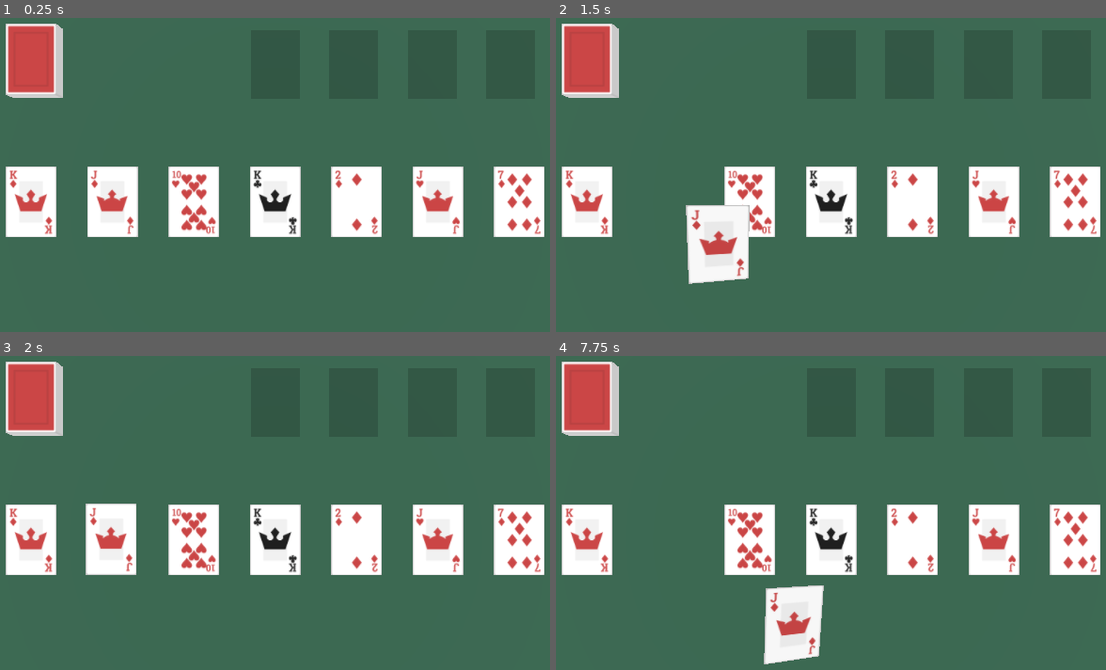
Above: before the commit, frames 1-4 (two rows, left to right).
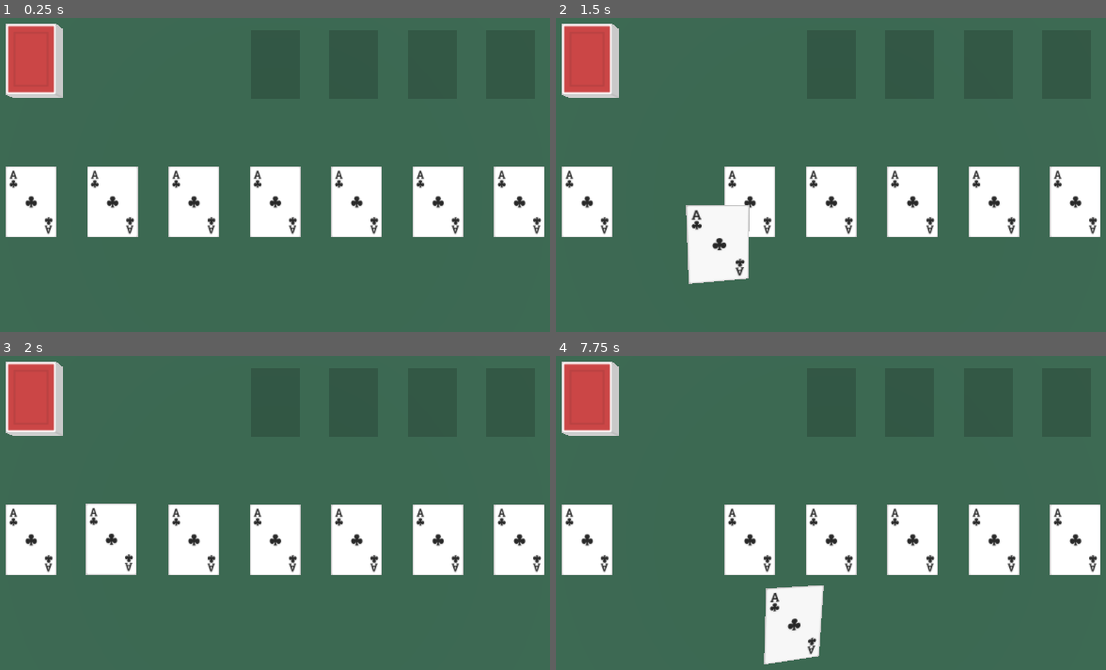
Above: after the commit, the same moments.

Repository: tdecker91/Card3D
Game: Godot game, scene res://example_solitaire/scenes/solitaire.tscn
The game is run twice, just before and just after one commit, with the same random seed, the same clock (stepped at 60 frames per second) and the same inputs. This scene is started directly instead of the project's main scene.
Inputs (mouse positions are in pixels of both pictures, inside the frame that each line leads up to):
- Up to frame 1 (0.25 s): no input
- Up to frame 2 (1.5 s): tap Enter at 0.5 s; move the mouse to (996, 181) at 0.52 s; hold Right (ui_right) 0.53-1.25 s; click (996, 181) at 0.67 s; tap Space at 1.25 s; drag from (682, 222) to (792, 284) at 1.27 s
- Up to frame 3 (2 s): no input
- Up to frame 4 (7.75 s): move the mouse to (908, 447) at 2.02 s; hold Right (ui_right) 2.03-2.75 s; tap Enter at 2.75, 4.25 s; drag from (792, 622) to (605, 475) at 2.77 s; tap Space at 3.5, 5 s; move the mouse to (1056, 604) at 3.52 s; hold Left (ui_left) 3.53-4.25 s; drag from (605, 475) to (721, 434) at 4.27 s; move the mouse to (869, 541) at 5.02 s; hold Down (ui_down) 5.03-5.75 s; click (869, 541) at 5.17 s; drag from (721, 434) to (682, 560) at 5.77 s; move the mouse to (996, 519) at 6.52 s; hold Up (ui_up) 6.53-7.25 s; drag from (682, 560) to (792, 622) at 7.27 s

The runs differ from the first frame. In frame 1, 2.9% of the frame differs, in the area x 1-99%, y 48-69%; in frame 2, 2.9%; in frame 3, 2.9%; in frame 4, 2.9%, in the area x 1-99%, y 48-95%.
Error after the commit: Invalid access to property or key '2' on a base object of type 'Dictionary'. (res://example/face_card_3d.gd:7)

Commit message:
fix bug causing example face cards rank and suit to not be valid

Diff:
--- a/example/face_cards.gd
+++ b/example/face_cards.gd
@@ -47,8 +47,8 @@
 			var front_material = "res://example/materials/" + str(suit).to_lower() + "-" + str(Rank[rank]) + ".tres"
 			var back_material = "res://example/materials/card-back.tres"
 			var card_data = {
-			"rank": rank,
-			"suit": suit,
+			"rank": Rank[rank],
+			"suit": Suit[suit],
 			"front_material_path": front_material,
 			"back_material_path": back_material
 			}
